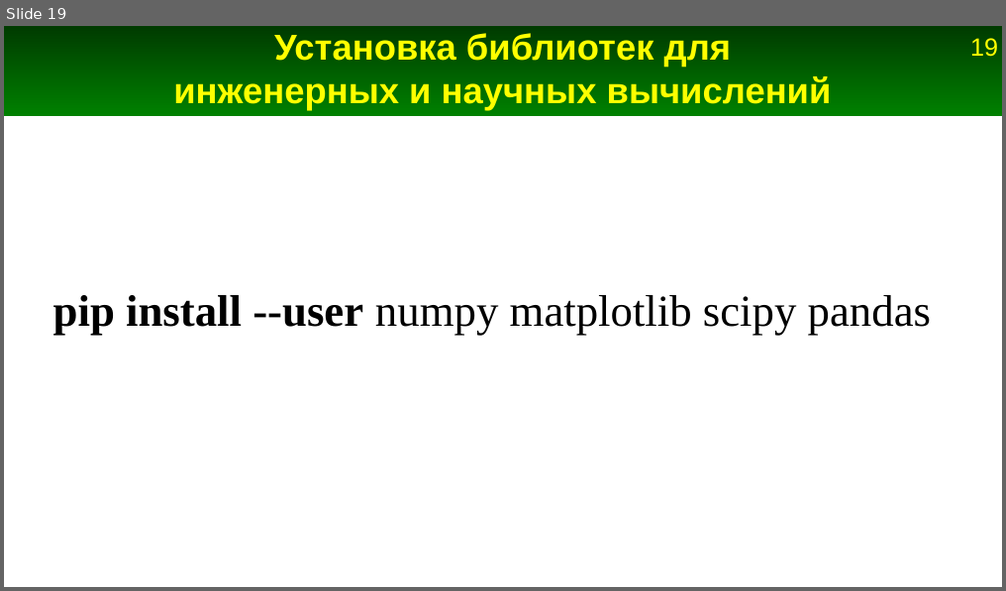
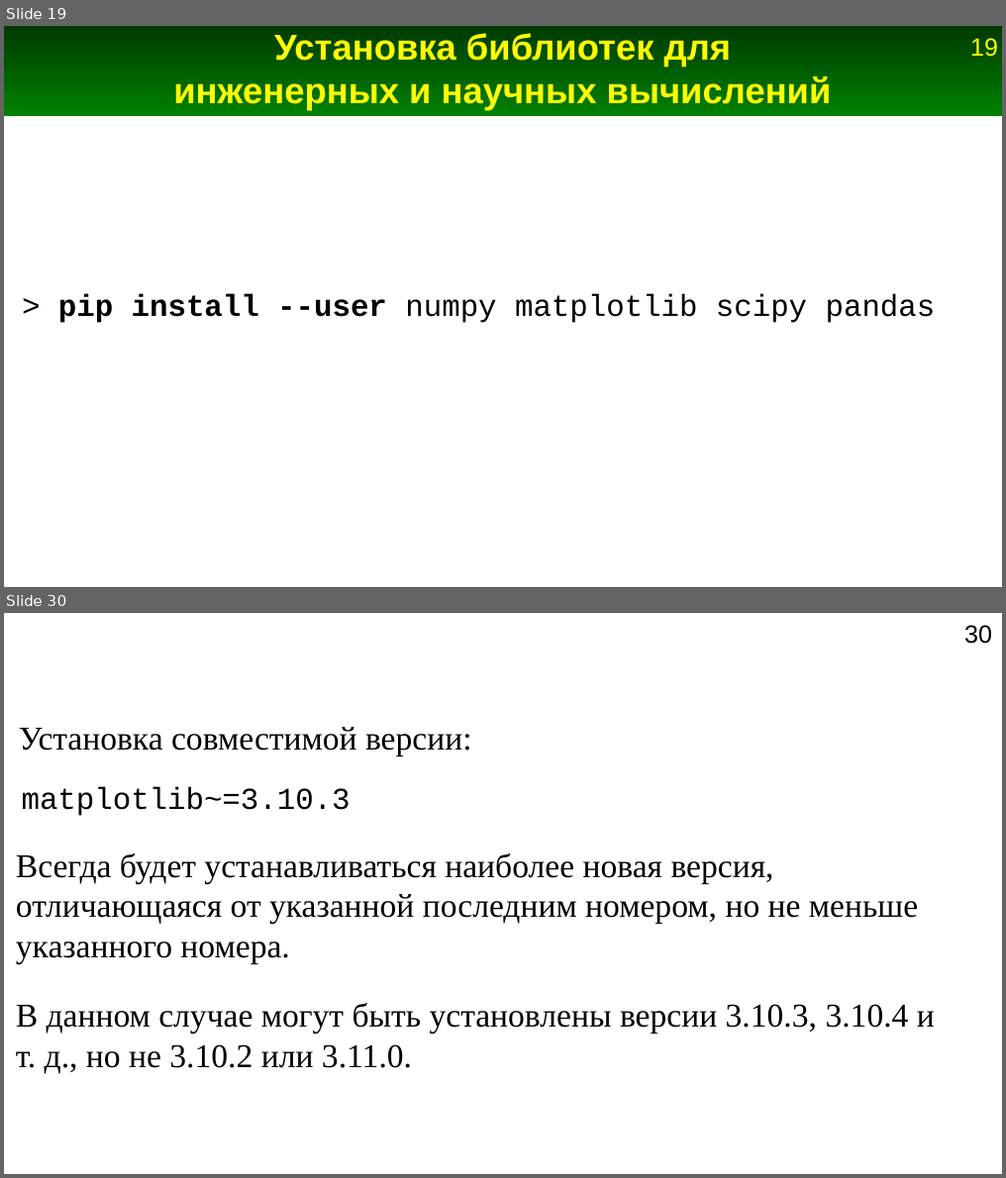
Before and after one commit to Jenyay/python-lectures, a slide deck: presentations/13. Modules.odp. Shown one above the other, each under a label of ours: slide 19 before the commit, slides 19 and 30 after it; the slides between them are not shown. The pictures are 1006x591 and 1006x1178 pixels, drawn with LibreOffice and Linux fonts; fonts in the diff are those of the drawing. Boxes give left, top, right and bottom in pixels: in the first picture for what was removed or moved away, otherwise in the second. Text is boxed around its words. In the diff, an @@ line names an element or a change of style, - is before the commit and + after.

```diff
--- a/presentations/13. Modules.odp
+++ b/presentations/13. Modules.odp
@@ slide 30 added at [4, 613, 1002, 1174], background #FFFFFF @@
@@ page number added at [964, 625, 992, 644], 18 pt, text #000000 @@
+30
@@ text added at [19, 727, 472, 757], 24 pt, text #000000 @@
+Установка совместимой версии:
@@ text added at [22, 787, 350, 816], 22 pt, text #000000 @@
+matplotlib~=3.10.3
@@ text added at [16, 854, 918, 963], 24 pt, text #000000 @@
+Всегда будет устанавливаться наиболее новая версия, отличающаяся от указанной последним номером, но не меньше указанного номера.
@@ text added at [16, 1003, 935, 1073], 24 pt, text #000000 @@
+В данном случае могут быть установлены версии 3.10.3, 3.10.4 и т. д., но не 3.10.2 или 3.11.0.
@@ slide 19 changed as well @@
@@ text at [58, 294, 936, 323]: text changed; size 32 to 22 pt; font Times New Roman to Courier New @@
-pip install --user numpy matplotlib scipy pandas
+> pip install --user numpy matplotlib scipy pandas
```
Also in this commit, not shown: 5 other slides changed, 12 other slides added, 1 other file.
